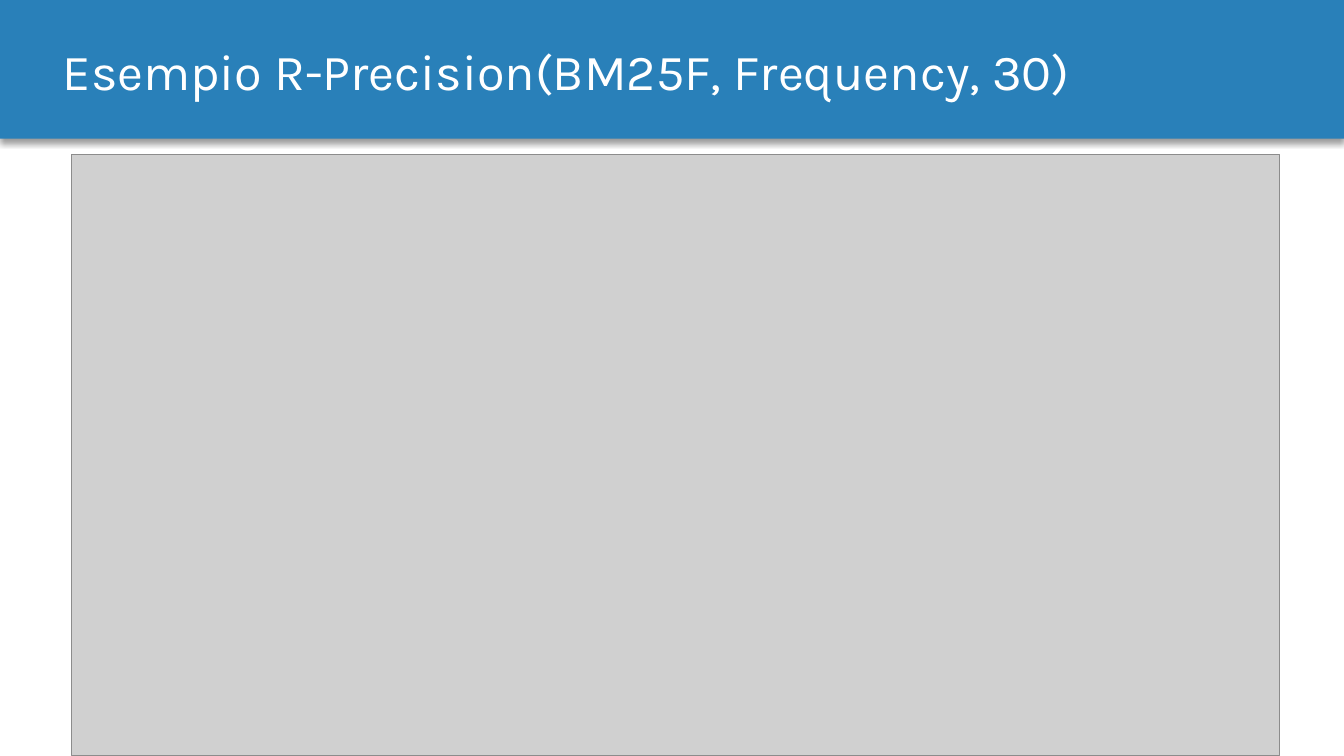
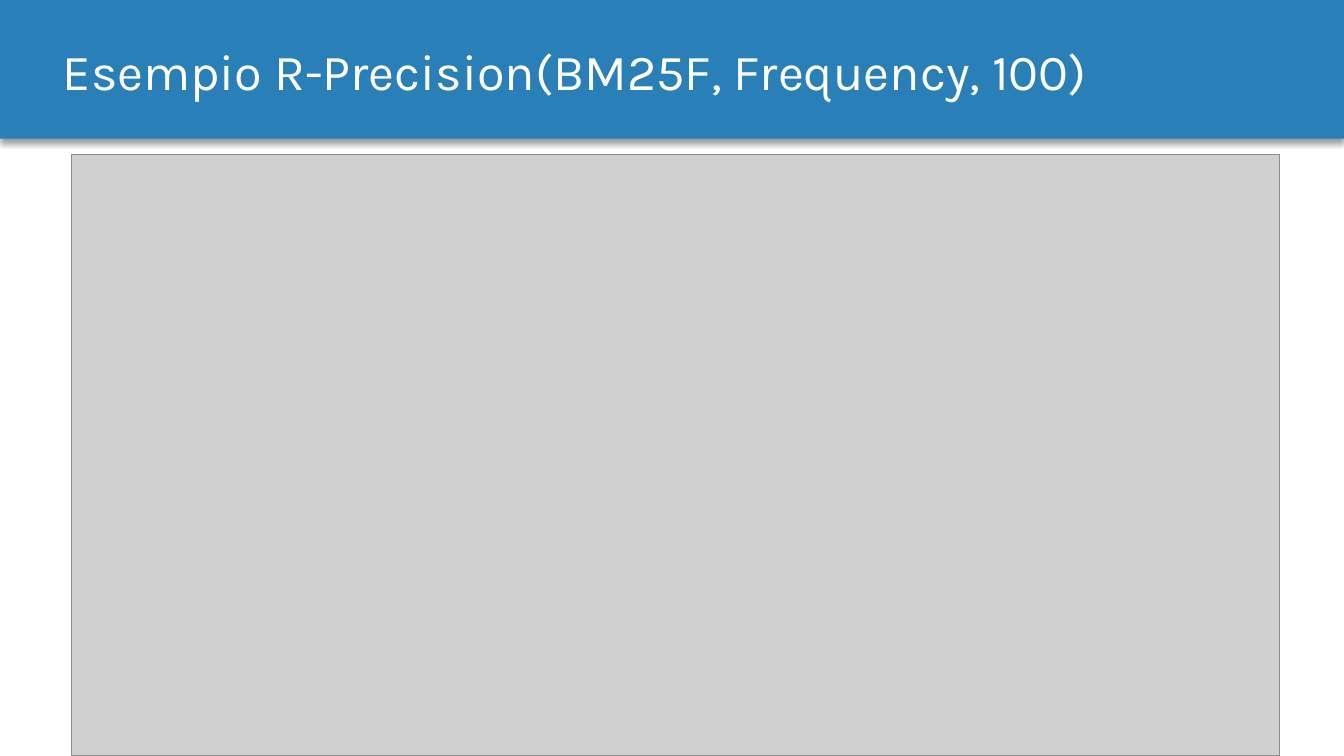
Before and after one commit to MurgoloMichele/GAvI, a slide deck: slide 29 of doc/Progetto.pptx. Drawn at 1344x756 pixels with LibreOffice and Linux fonts; fonts in the diff are those of the drawing; grey boxes stand for pictures. Boxes give left, top, right and bottom in pixels: in the first picture for what was removed or moved away, otherwise in the second. Text is boxed around its words. In the diff, an @@ line names an element or a change of style, - is before the commit and + after.

Commit message:
Edit ppt

```diff
--- a/doc/Progetto.pptx
+++ b/doc/Progetto.pptx
@@ text at bbox=[63, 53, 1086, 102]: text changed @@
-Esempio R-Precision(BM25F, Frequency, 30)
+Esempio R-Precision(BM25F, Frequency, 100)
```
Also in this commit, not shown: 1 other slide changed.
